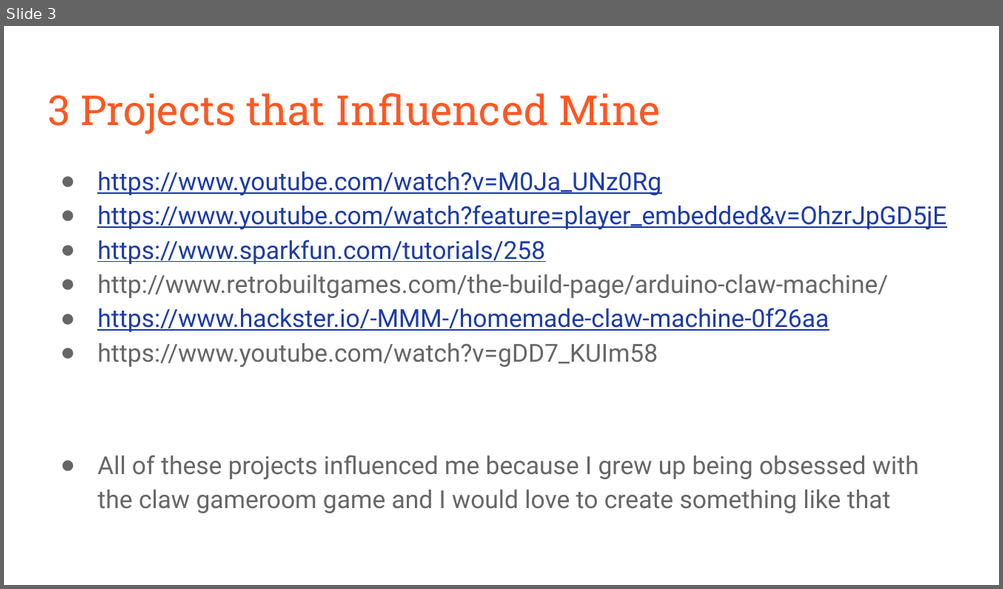
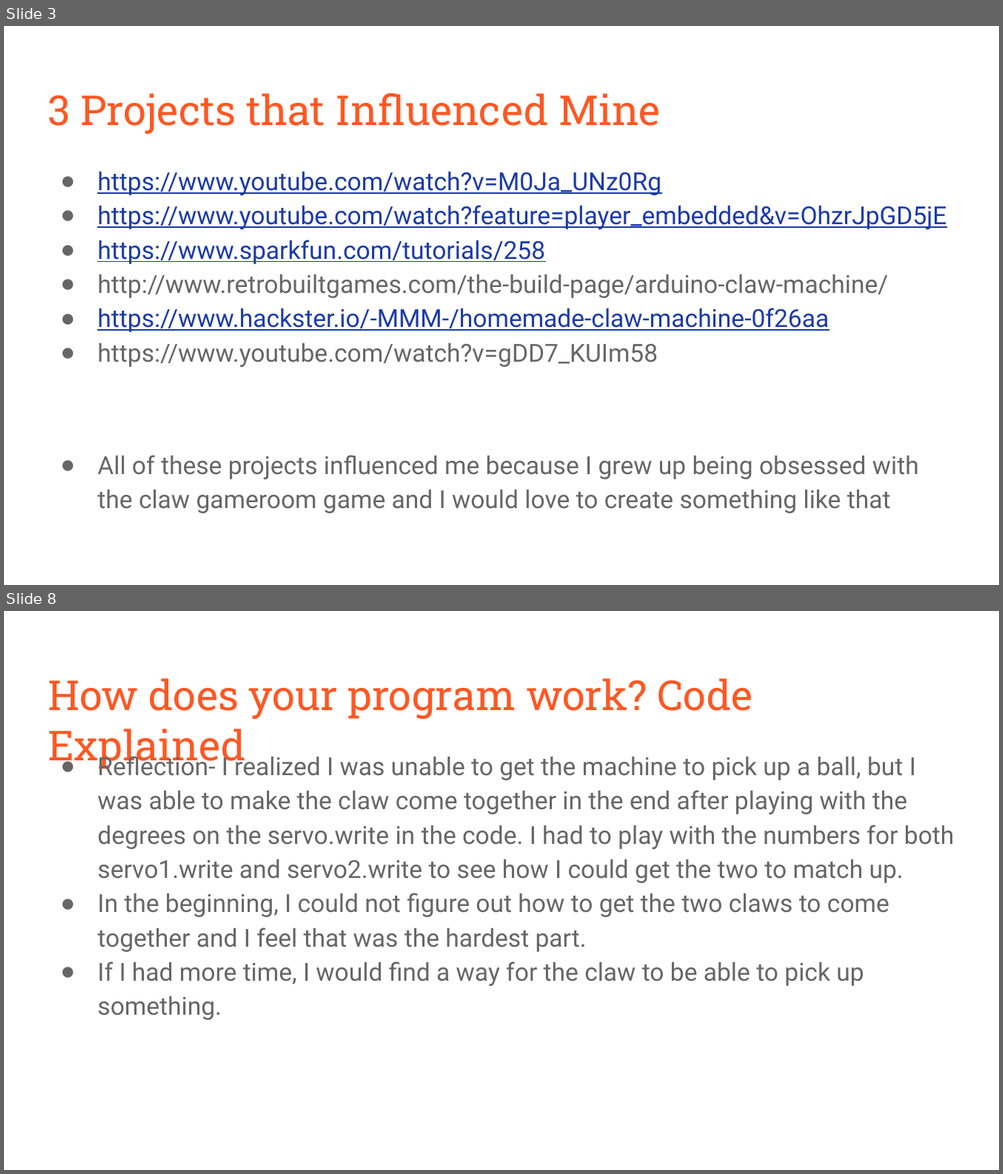
Before and after one commit to ashleycosette/CIM-542--Physical-Computing, a slide deck: Midterm/Midterm Physical Computing.pptx. Shown one above the other, each under a label of ours: slide 3 before the commit, slides 3 and 8 after it; the slides between them are not shown. The pictures are 1003x589 and 1003x1174 pixels, drawn with LibreOffice and Linux fonts; fonts in the diff are those of the drawing. Boxes give left, top, right and bottom in pixels: in the first picture for what was removed or moved away, otherwise in the second. Text is boxed around its words. In the diff, an @@ line names an element or a change of style, - is before the commit and + after.

```diff
--- a/Midterm/Midterm Physical Computing.pptx
+++ b/Midterm/Midterm Physical Computing.pptx
@@ slide 8 added at bbox=[4, 611, 999, 1170], background #FFFFFF @@
@@ title added at bbox=[48, 678, 753, 770], 30 pt, text #FF5722 @@
+How does your program work? Code Explained
@@ text added at bbox=[97, 752, 953, 1020], 18 pt, text #666666 @@
+● Reflection- I realized I was unable to get the machine to pick up a ball, but I was able to make the claw come together in the end after playing with the degrees on the servo.write in the code. I had to play with the numbers for both servo1.write and servo2.write to see how I could get the two to match up.
+● In the beginning, I could not figure out how to get the two claws to come together and I feel that was the hardest part.
+● If I had more time, I would find a way for the claw to be able to pick up something.
```
Also in this commit, not shown: 2 slides changed, 6 other slides added, 19 other files.
